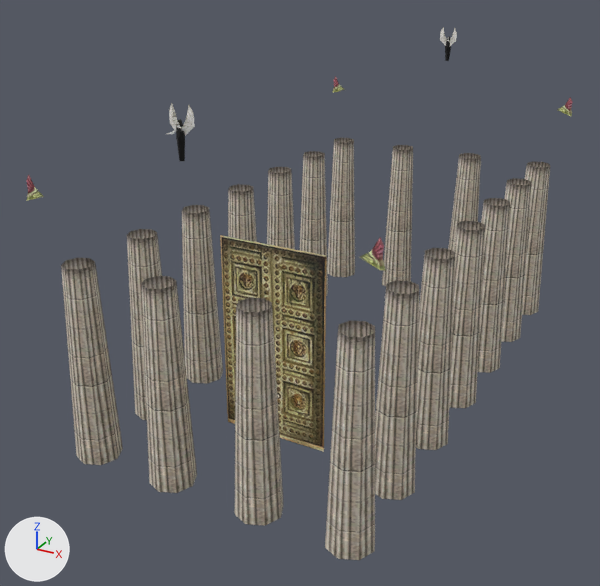
The COLLADA model client/art/meshes/structural/hele_temple_a_props.dae, before and after one commit.
The view is the same before and after, from a 50 mm lens placed at (0.426, -0.898, 0.588), pointed at (-0.036, -0.059, 0.168). Lighting does not change. The marker at lower left points along +X, +Y and +Z. Where no turn or scale is listed for an object, it has been applied to the vertices.
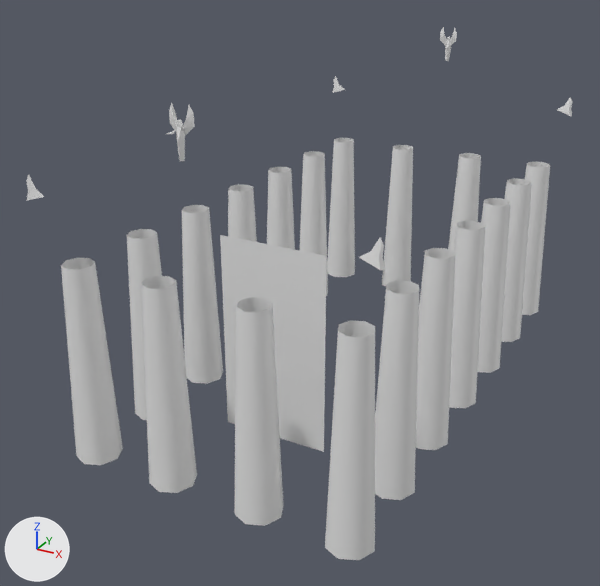
Pixel boxes (x1, y1, x2, y2) of what changed, in the pictures (600 x 586 px):
'Object04', recoloured: (26, 27, 573, 560) in both

Patch to the scene script:
```diff
--- a/client/art/meshes/structural/hele_temple_a_props.dae.py
+++ b/client/art/meshes/structural/hele_temple_a_props.dae.py
@@ me_object04mesh @@
 me_object04mesh.from_pydata(...)  # 424 vertices, 486 faces; spans x -0.192..0.192, y -0.344..0.344, z 0.041..0.454
-me_object04mesh.materials.append(mat_05___default)  # picture img_hele_props_a_dds
```
